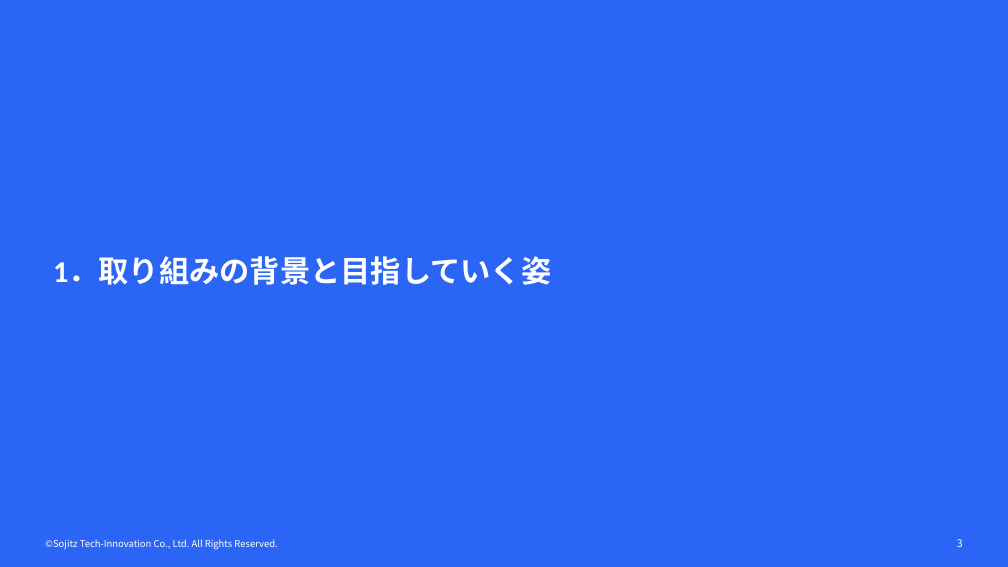
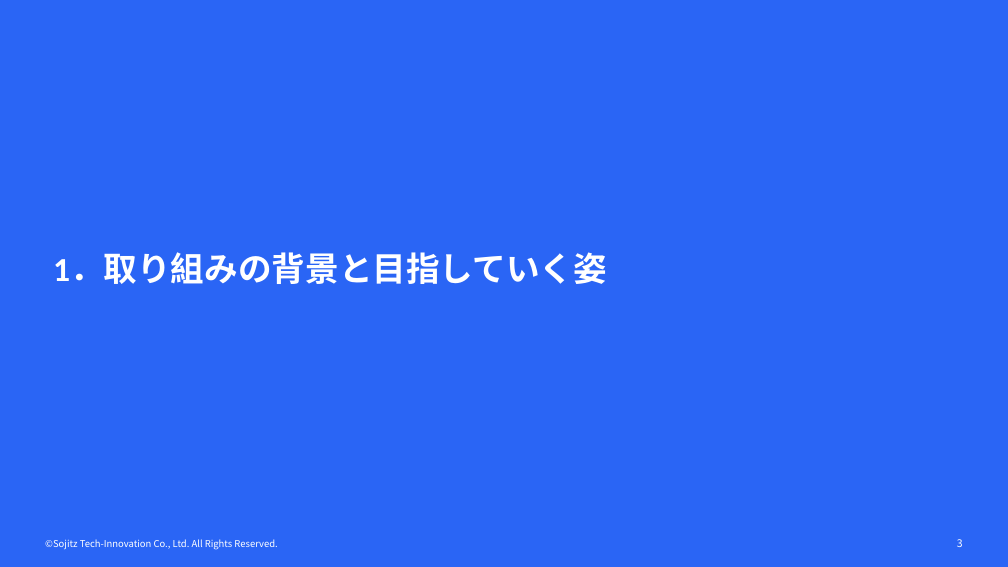
Before and after one commit to yktashiro2/aap, a slide deck: slide 3 of docs/フィジカルAI勉強会.pptx. Drawn at 1008x567 pixels with LibreOffice and Linux fonts; fonts in the diff are those of the drawing; background and template pictures are left out. Boxes give left, top, right and bottom in pixels: in the first picture for what was removed or moved away, otherwise in the second. Text is boxed around its words. In the diff, an @@ line names an element or a change of style, - is before the commit and + after.

```diff
--- a/docs/フィジカルAI勉強会.pptx
+++ b/docs/フィジカルAI勉強会.pptx
@@ title "1．取り組みの背景と目指していく姿" at (53, 254, 607, 284): size 28.8 to 32 pt @@
```
Also in this commit, not shown: 18 other slides changed, 1 slide added.
